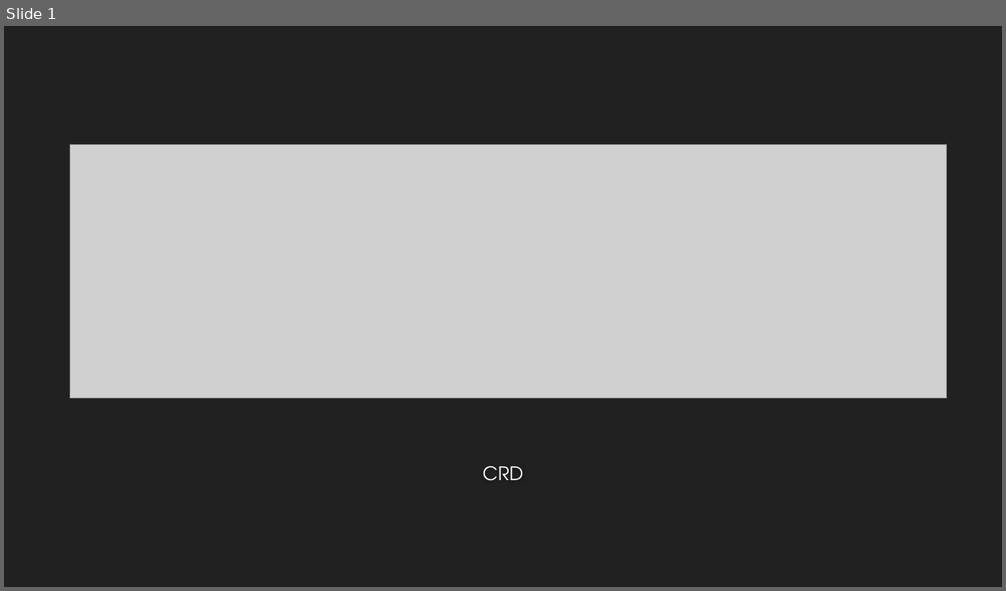
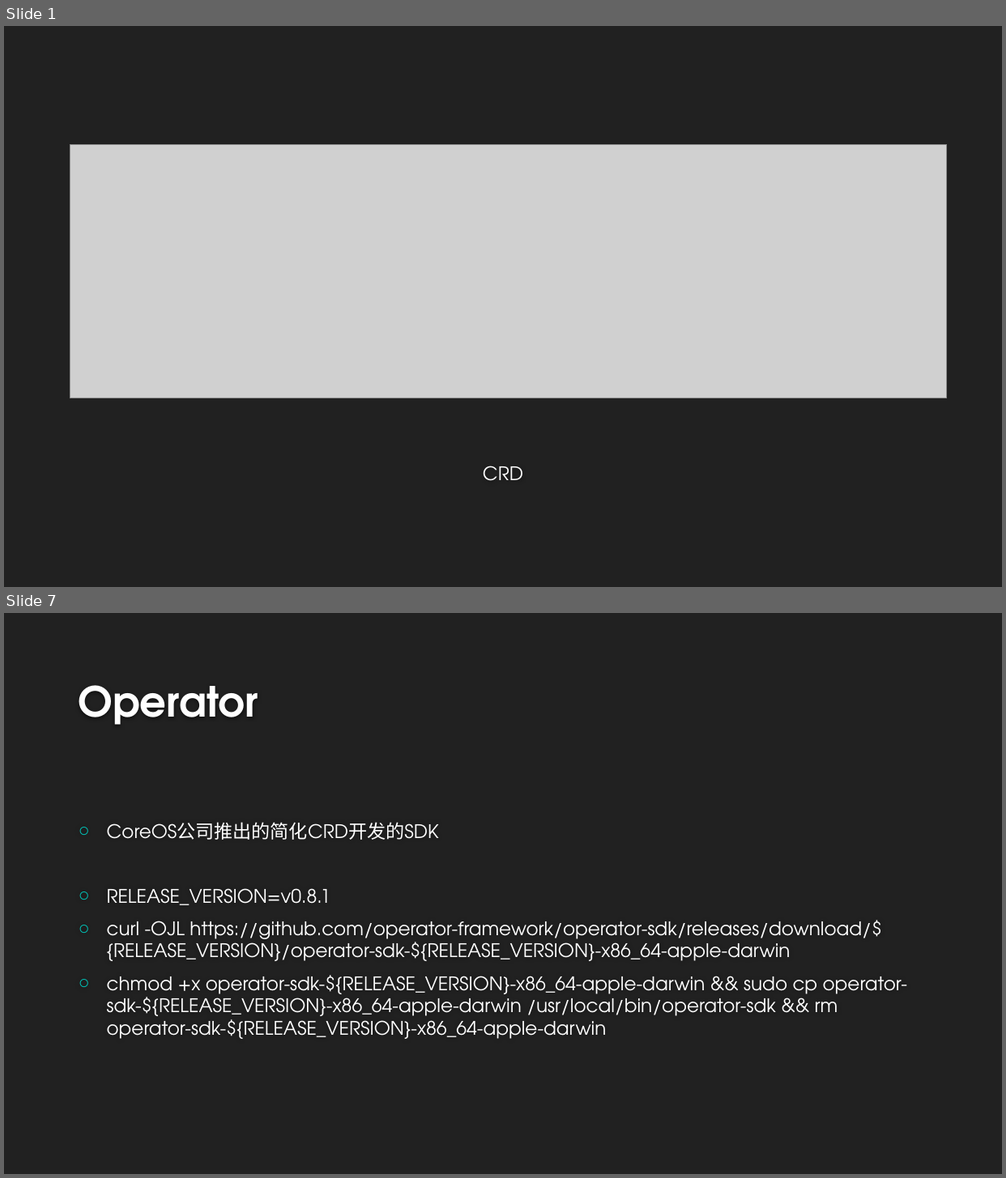
Before and after one commit to airuitian/CloudNative, a slide deck: kubernetes/k8s008.pptx. Shown one above the other, each under a label of ours: slide 1 before the commit, slides 1 and 7 after it; the slides between them are not shown. The pictures are 1006x591 and 1006x1178 pixels, drawn with LibreOffice and Linux fonts; fonts in the diff are those of the drawing; grey boxes stand for pictures; background and template pictures are left out. Boxes give left, top, right and bottom in pixels: in the first picture for what was removed or moved away, otherwise in the second. Text is boxed around its words. In the diff, an @@ line names an element or a change of style, - is before the commit and + after.

```diff
--- a/kubernetes/k8s008.pptx
+++ b/kubernetes/k8s008.pptx
@@ slide 7 added at bbox=[4, 613, 1002, 1174], background #212121 @@
@@ title added at bbox=[78, 685, 258, 725], 40 pt, text #FEFEFE, bold @@
+Operator
@@ text added at bbox=[107, 822, 907, 1039], 18 pt, text #FFFFFF @@
+○ CoreOS公司推出的简化CRD开发的SDK
+○ RELEASE_VERSION=v0.8.1
+○ curl -OJL https://github.com/operator-framework/operator-sdk/releases/download/${RELEASE_VERSION}/operator-sdk-${RELEASE_VERSION}-x86_64-apple-darwin
+○ chmod +x operator-sdk-${RELEASE_VERSION}-x86_64-apple-darwin && sudo cp operator-sdk-${RELEASE_VERSION}-x86_64-apple-darwin /usr/local/bin/operator-sdk && rm operator-sdk-${RELEASE_VERSION}-x86_64-apple-darwin
```
Also in this commit, not shown: 3 slides changed, 5 other slides added.
